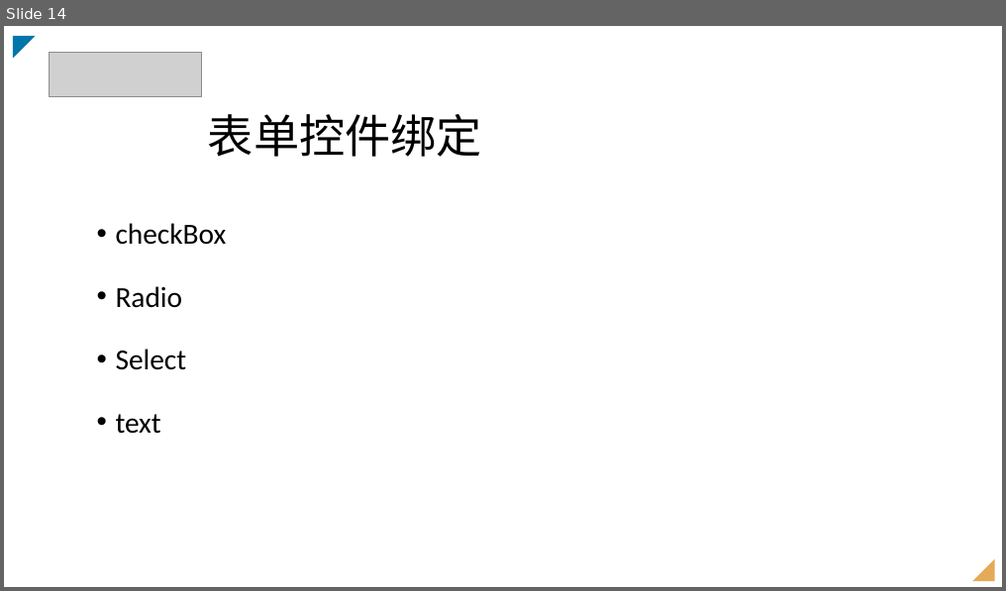
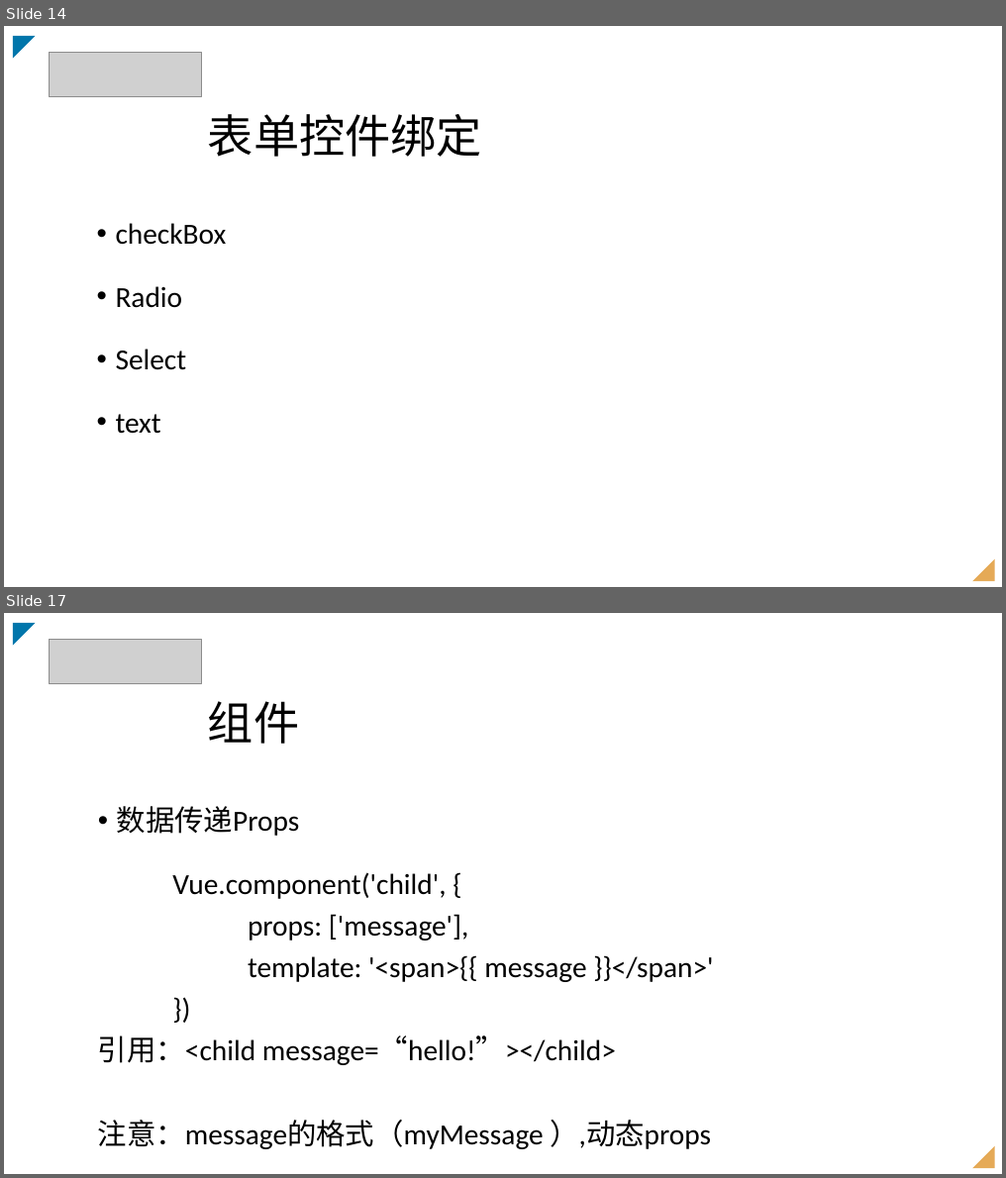
Before and after one commit to johnnysw/fellows9, a slide deck: vuejs/Vue.pptx. Shown one above the other, each under a label of ours: slide 14 before the commit, slides 14 and 17 after it; the slides between them are not shown. The pictures are 1006x591 and 1006x1178 pixels, drawn with LibreOffice and Linux fonts; fonts in the diff are those of the drawing; grey boxes stand for pictures. Boxes give left, top, right and bottom in pixels: in the first picture for what was removed or moved away, otherwise in the second. Text is boxed around its words. In the diff, an @@ line names an element or a change of style, - is before the commit and + after.

```diff
--- a/vuejs/Vue.pptx
+++ b/vuejs/Vue.pptx
@@ slide 17 added at (x1=4, y1=613, x2=1002, y2=1174), background #FFFFFF @@
@@ right triangle added at (x1=13, y1=623, x2=36, y2=646), fill #0176AB @@
@@ picture added at (x1=49, y1=639, x2=202, y2=683) @@
@@ text added at (x1=208, y1=701, x2=299, y2=744), 44 pt, text #000000 @@
+组件
@@ text added at (x1=98, y1=806, x2=713, y2=1150), 28 pt, text #000000 @@
+• 数据传递Props
+Vue.component('child', {
+props: ['message'],
+template: '<span>{{ message }}</span>'
+})
+引用：<child message=“hello!”></child>
+注意：message的格式（myMessage ）,动态props
@@ right triangle added at (x1=973, y1=1146, x2=995, y2=1168), fill #E5AA57 @@
```
Also in this commit, not shown: 1 slide changed, 1 other slide added, 7 other files.
